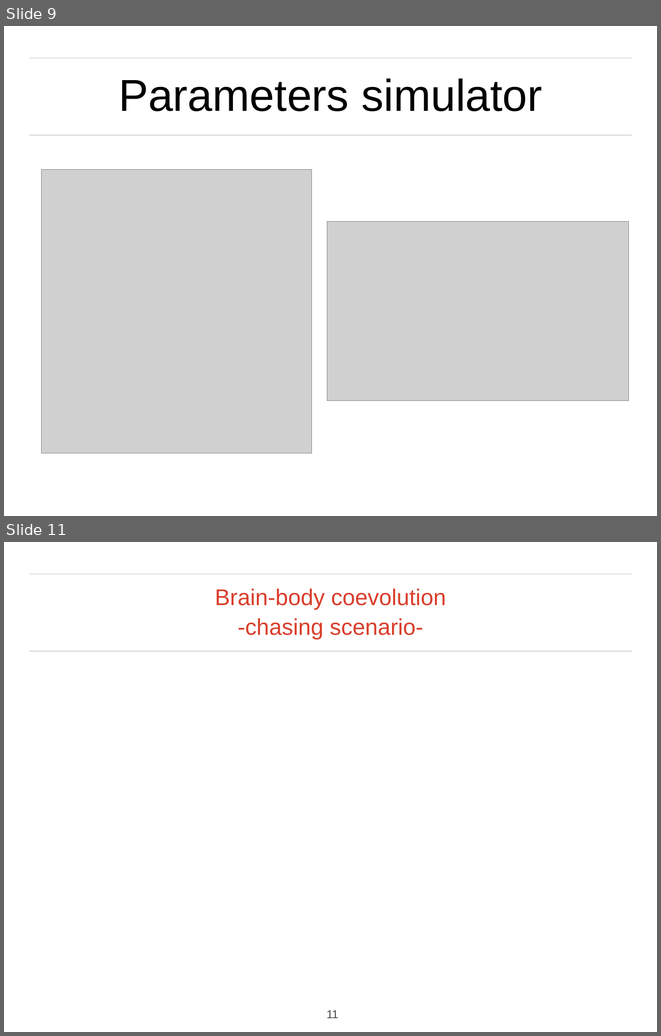
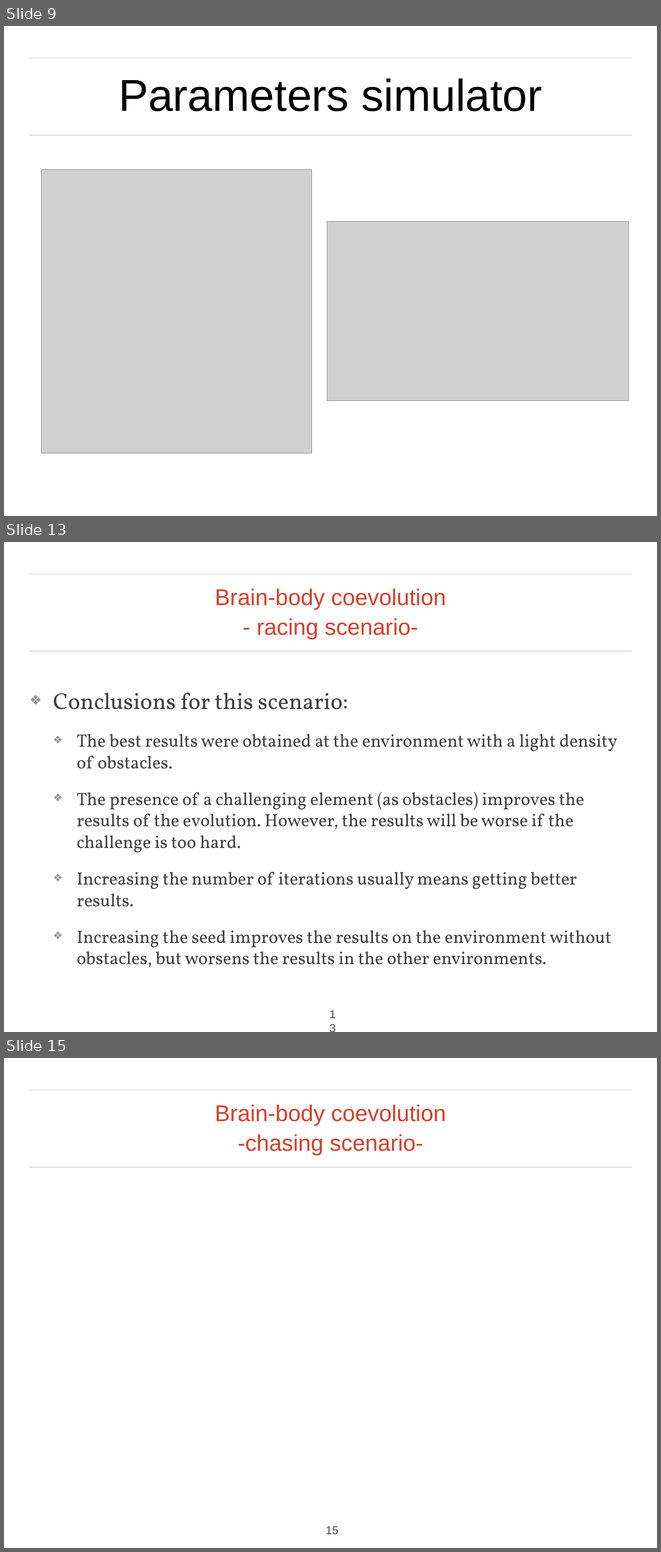
Before and after one commit to iulialexandra/evorobo, a slide deck: presentation_pp.pptx. Shown one above the other, each under a label of ours: slides 9 and 11 before the commit, slides 9, 13 and 15 after it; the slides between them are not shown. The pictures are 661x1036 and 661x1552 pixels, drawn with LibreOffice and Linux fonts; fonts in the diff are those of the drawing; grey boxes stand for pictures; background and template pictures are left out. Boxes give left, top, right and bottom in pixels: in the first picture for what was removed or moved away, otherwise in the second. Text is boxed around its words. In the diff, an @@ line names an element or a change of style, - is before the commit and + after.

Commit message:
Slides about racing_brain_body + new robot

```diff
--- a/presentation_pp.pptx
+++ b/presentation_pp.pptx
@@ slide 13 added at (x1=4, y1=542, x2=657, y2=1032), background picture (left out); not listed: 2 template elements that a slide beside it also shows @@
@@ title added at (x1=215, y1=589, x2=446, y2=640), 35.7 pt, text #D93E2B @@
+Brain-body coevolution
+- racing scenario-
@@ text added at (x1=53, y1=693, x2=618, y2=967), 28 pt, text #414141 @@
+❖ Conclusions for this scenario:
+  ❖ The best results were obtained at the environment with a light density of obstacles.
+  ❖ The presence of a challenging element (as obstacles) improves the results of the evolution. However, the results will be worse if the challenge is too hard.
+  ❖ Increasing the number of iterations usually means getting better results.
+  ❖ Increasing the seed improves the results on the environment without obstacles, but worsens the results in the other environments.
@@ page number added at (x1=325, y1=1007, x2=336, y2=1027), 18 pt, text #4C4946 @@
+13
@@ what was slide 11 is now slide 15 @@
@@ page number at (x1=326, y1=1526, x2=338, y2=1534): text changed @@
-11
+15
```
Also in this commit, not shown: 1 slide changed, 3 other slides added, 6 other files.
